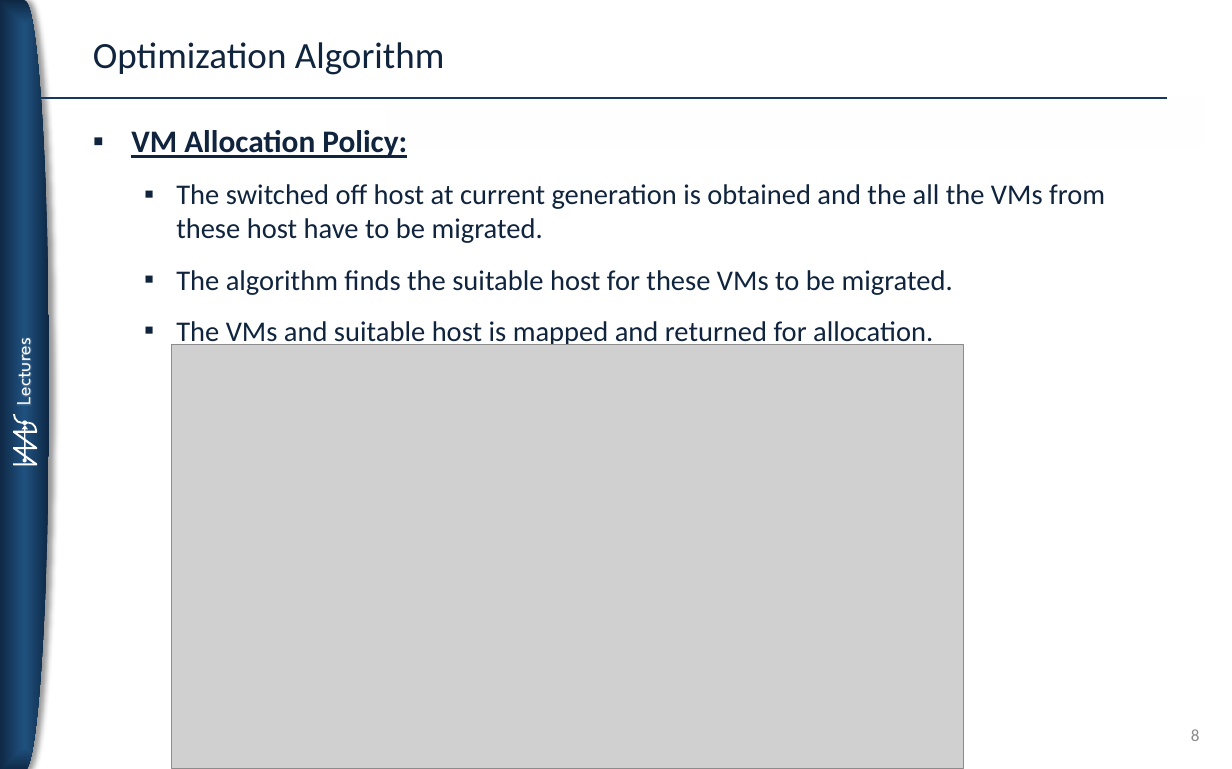
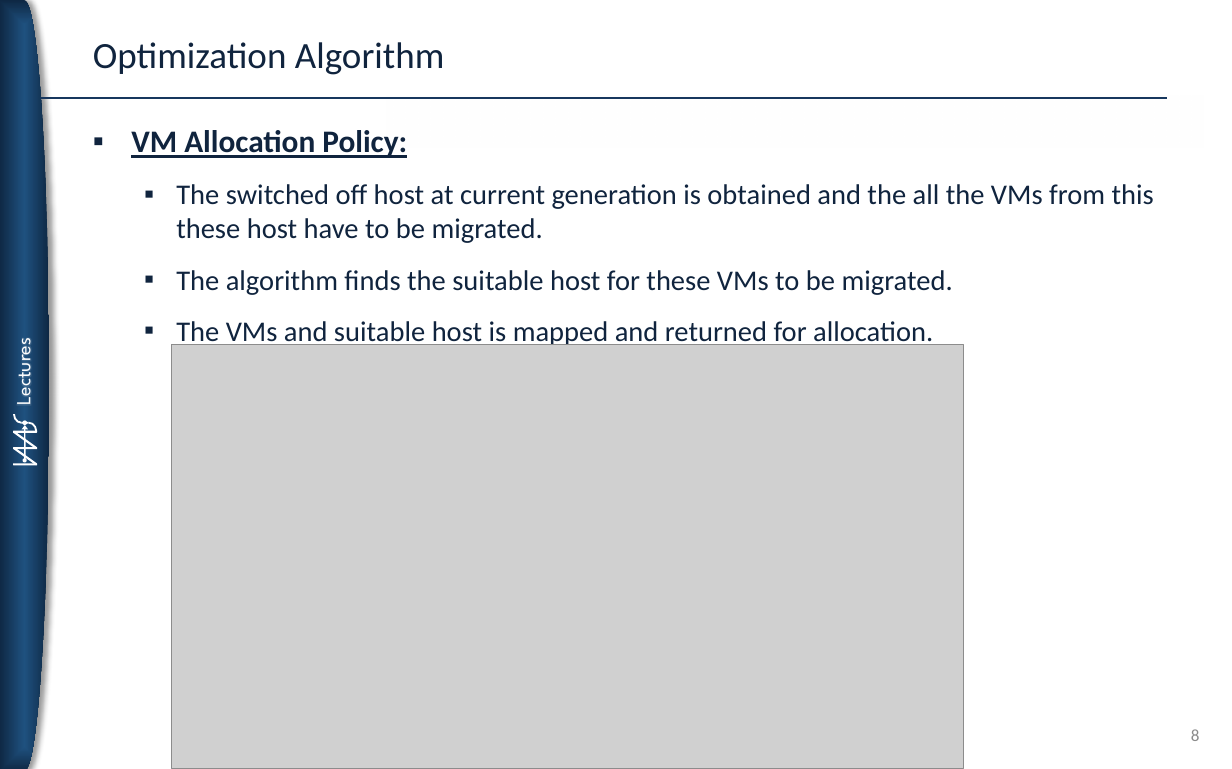
Before and after one commit to koushik1703/cloudsim, a slide deck: slide 8 of Cellular Automata for Cloud Resource Allocation.pptx. Drawn at 1232x769 pixels with LibreOffice and Linux fonts; fonts in the diff are those of the drawing; grey boxes stand for pictures. Boxes give left, top, right and bottom in pixels: in the first picture for what was removed or moved away, otherwise in the second. Text is boxed around its words. In the diff, an @@ line names an element or a change of style, - is before the commit and + after.

```diff
--- a/Cellular Automata for Cloud Resource Allocation.pptx
+++ b/Cellular Automata for Cloud Resource Allocation.pptx
@@ text at [176,184,1154,243]: text changed @@
-  ▪ The switched off host at current generation is obtained and the all the VMs from these host have to be migrated.
+  ▪ The switched off host at current generation is obtained and the all the VMs from this these host have to be migrated.
```
Also in this commit, not shown: 6 other slides changed.
